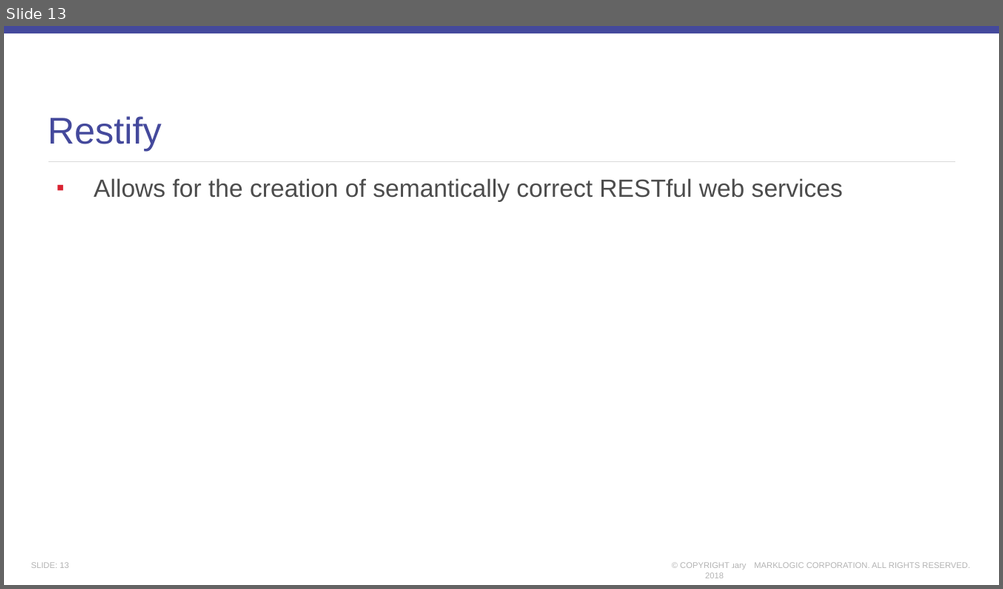
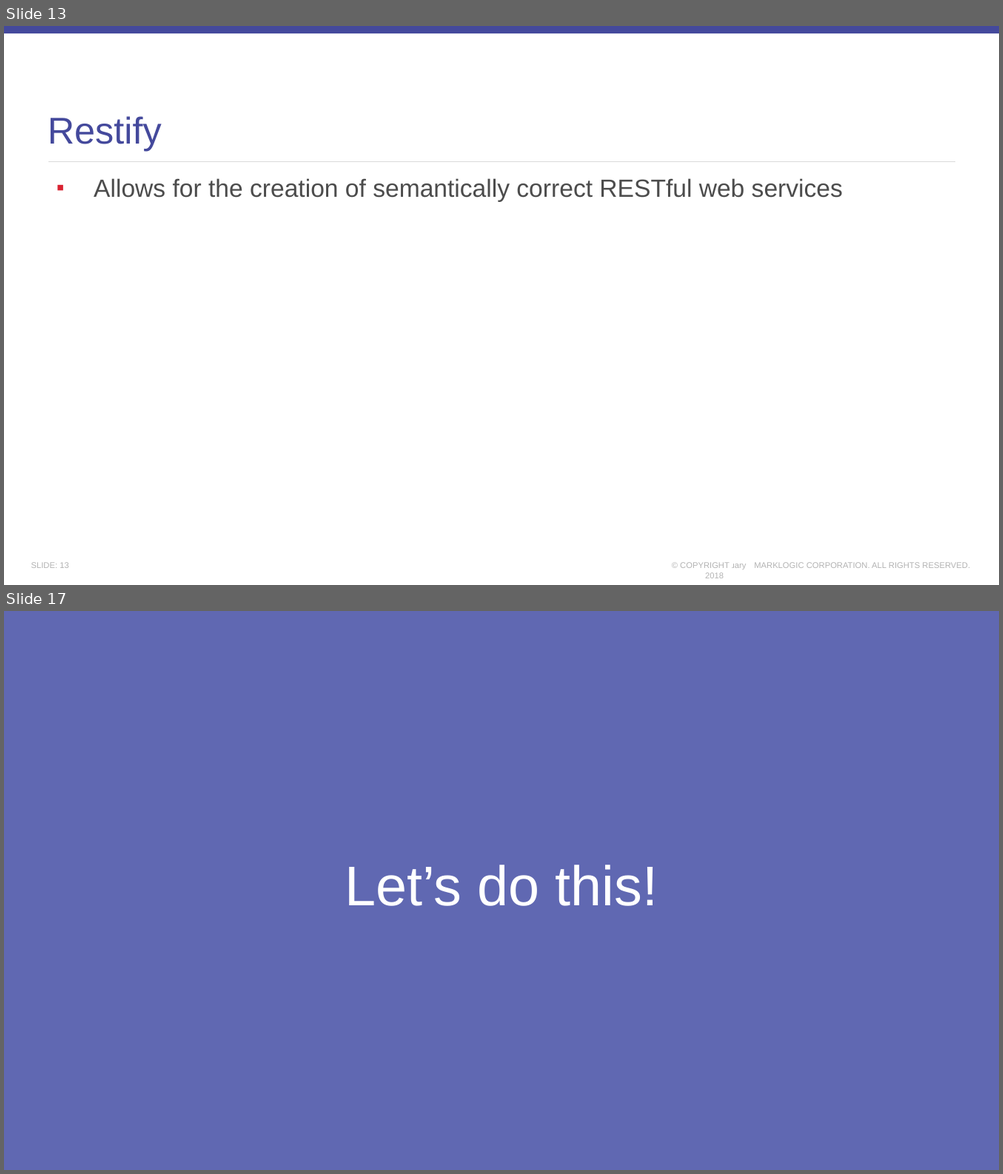
Before and after one commit to StevenDufresne/2018-jsconf.asia, a slide deck: slides.pptx. Shown one above the other, each under a label of ours: slide 13 before the commit, slides 13 and 17 after it; the slides between them are not shown. The pictures are 1003x589 and 1003x1174 pixels, drawn with LibreOffice and Linux fonts; fonts in the diff are those of the drawing; background and template pictures are left out. Boxes give left, top, right and bottom in pixels: in the first picture for what was removed or moved away, otherwise in the second. Text is boxed around its words. In the diff, an @@ line names an element or a change of style, - is before the commit and + after.

```diff
--- a/slides.pptx
+++ b/slides.pptx
@@ slide 17 added at (4,611,999,1170), background #FFFFFF @@
@@ rectangle added at (4,611,999,1170), fill #6068B2 @@
@@ title added at (344,865,657,906), 54 pt, text #FFFFFF @@
+Let’s do this!
```
Also in this commit, not shown: 12 other slides changed, 5 other slides added, 3 slides removed, 5 other files.
